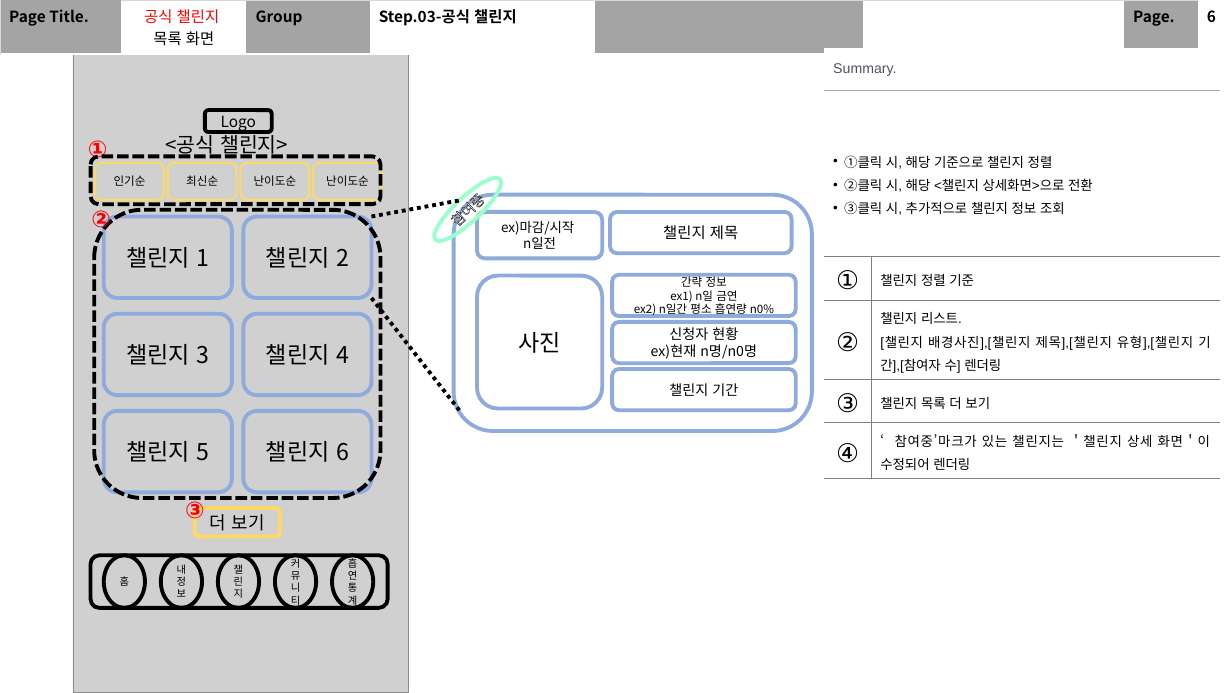
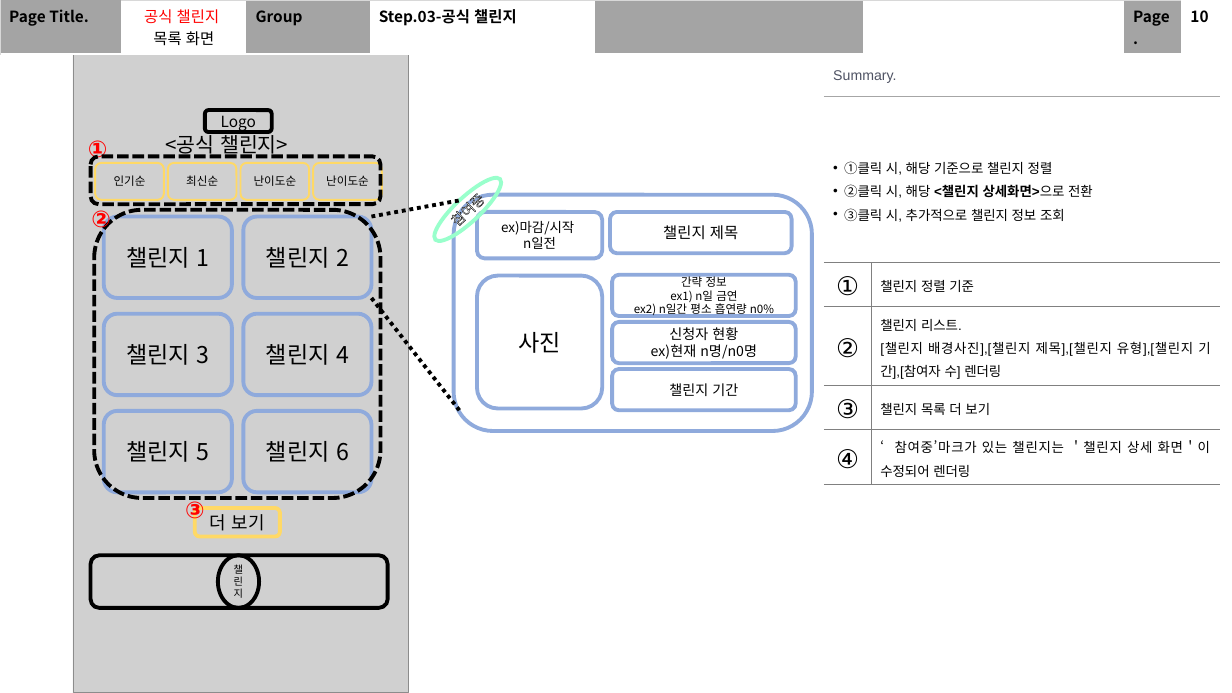
Before and after one commit to SeolMyeongJae/KSA-final-project, a slide deck: slide 12 of 06-최종산출물/UI 및 화면 설계.pptx (slide 9 before the commit). Drawn at 1232x693 pixels with LibreOffice and Linux fonts; fonts in the diff are those of the drawing; grey boxes stand for pictures. Boxes give left, top, right and bottom in pixels: in the first picture for what was removed or moved away, otherwise in the second. Text is boxed around its words. In the diff, an @@ line names an element or a change of style, - is before the commit and + after.

Commit message:
스토리보드 및 화면설계(1차 완성) Ver 0.1

```diff
--- a/06-최종산출물/UI 및 화면 설계.pptx
+++ b/06-최종산출물/UI 및 화면 설계.pptx
@@ table at (0, 0, 1231, 50) @@
-row 1, column 10: 6
+row 1, column 10: 10
@@ table at (824, 55, 1220, 481) @@
@@ bold on in "<챌린지 상세화면>으로" @@
@@ table: place and size @@
-table at (824, 48, 1220, 474)
+table at (824, 55, 1220, 481)
@@ ellipse removed at (104, 555, 145, 608) @@
-홈
@@ ellipse removed at (161, 555, 202, 608) @@
-내 정보
@@ ellipse removed at (275, 555, 317, 608) @@
-커뮤니티
@@ ellipse removed at (332, 555, 373, 608) @@
-흡연통계
```
Also in this commit, not shown: 15 other slides changed, 15 slides added.
